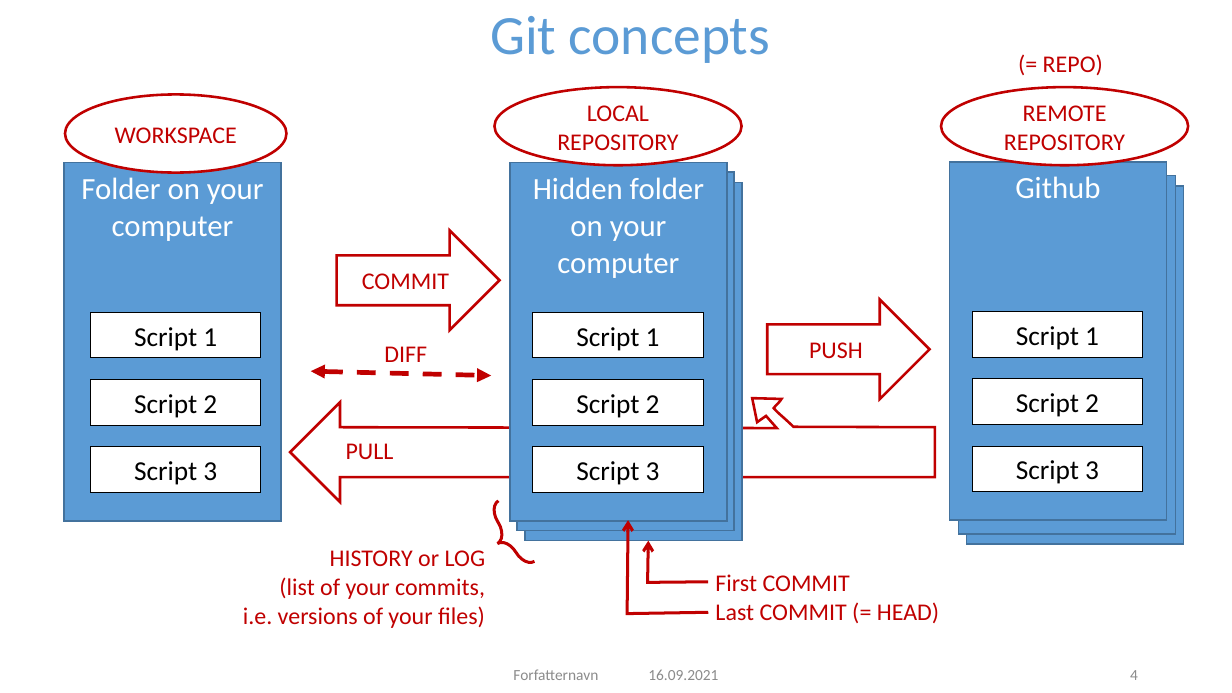
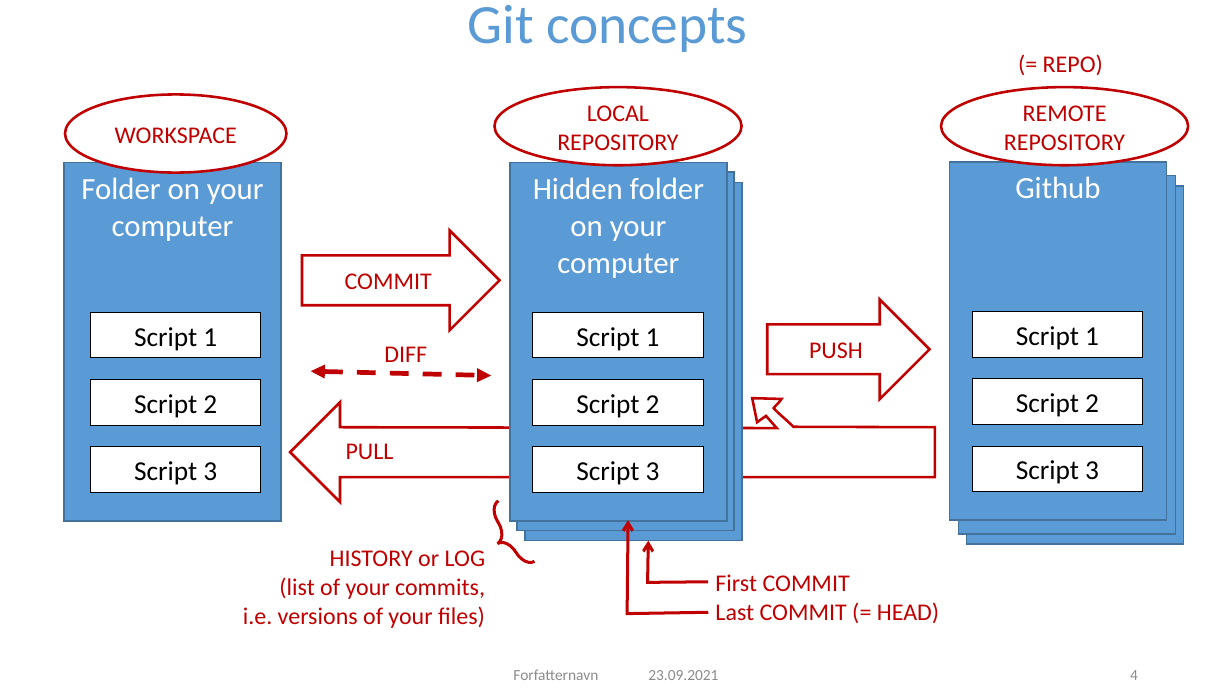
Before and after one commit to NIVANorge/R-Resources, a slide deck: slide 4 of Git concepts.pptx. Drawn at 1232x693 pixels with LibreOffice and Linux fonts; fonts in the diff are those of the drawing; background and template pictures are left out. Boxes give left, top, right and bottom in pixels: in the first picture for what was removed or moved away, otherwise in the second. Text is boxed around its words. In the diff, an @@ line names an element or a change of style, - is before the commit and + after.

```diff
--- a/Git concepts.pptx
+++ b/Git concepts.pptx
@@ title "Git concepts": place and size @@
-title "Git concepts" at [490, 16, 770, 63]
+title "Git concepts" at [467, 5, 747, 52]
@@ right arrow "COMMIT": place and size @@
-right arrow "COMMIT" at [336, 230, 499, 330]
+right arrow "COMMIT" at [302, 230, 499, 330]
@@ text at [648, 670, 718, 680]: text changed @@
-16.09.2021
+23.09.2021
```
Also in this commit, not shown: 21 other slides changed, 2 slides added, 1 slide removed.
